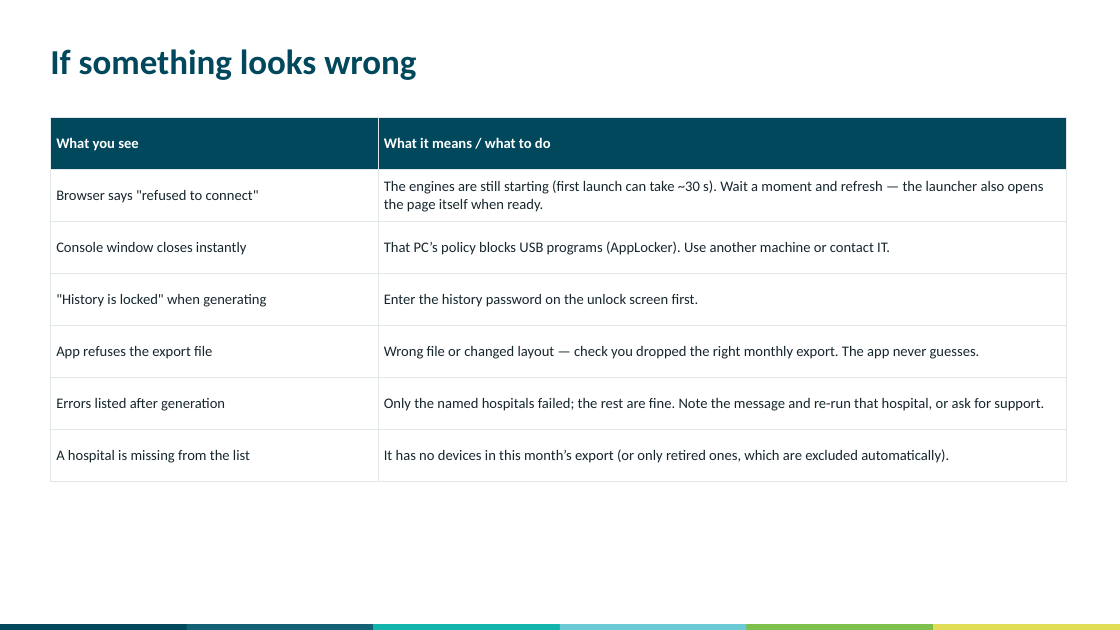
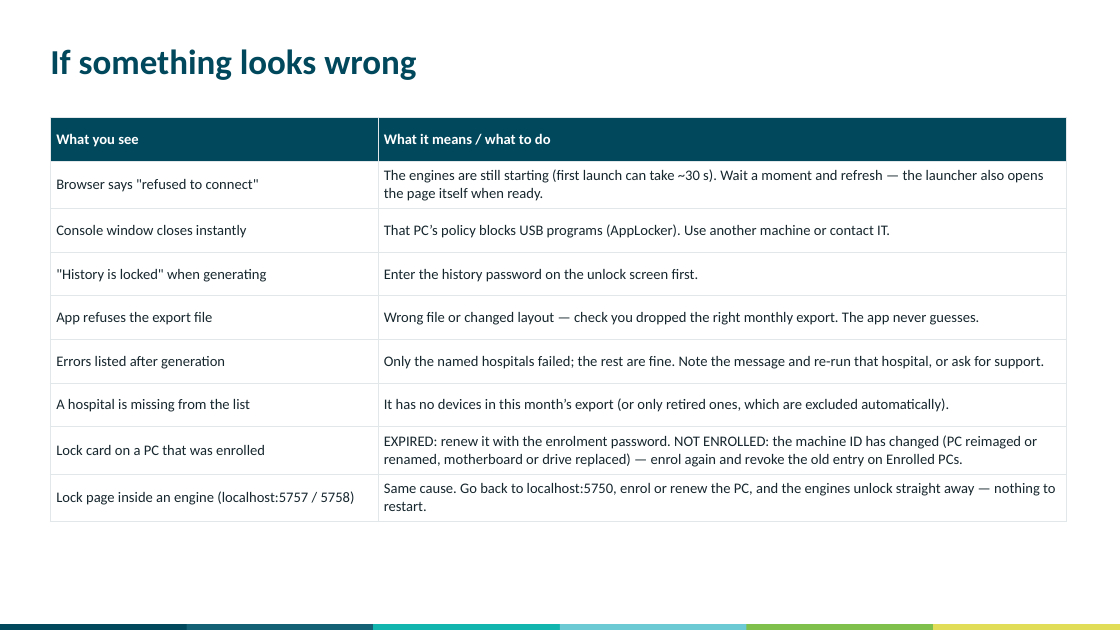
Before and after one commit to swornsealed/Report-app, a slide deck: slide 18 of PQ_Report_Generator_User_Guide.pptx. Drawn at 1120x630 pixels with LibreOffice and Linux fonts; fonts in the diff are those of the drawing. Boxes give left, top, right and bottom in pixels: in the first picture for what was removed or moved away, otherwise in the second. Text is boxed around its words. In the diff, an @@ line names an element or a change of style, - is before the commit and + after.

```diff
--- a/PQ_Report_Generator_User_Guide.pptx
+++ b/PQ_Report_Generator_User_Guide.pptx
@@ table at box(50, 118, 1067, 515) @@
+row 8: Lock card on a PC that was enrolled | EXPIRED: renew it with the enrolment password. NOT ENROLLED: the machine ID has changed (PC reimaged or renamed, motherboard or drive replaced) — enrol again and revoke the old entry on Enrolled PCs.
+row 9: Lock page inside an engine (localhost:5757 / 5758) | Same cause. Go back to localhost:5750, enrol or renew the PC, and the engines unlock straight away — nothing to restart.
```
